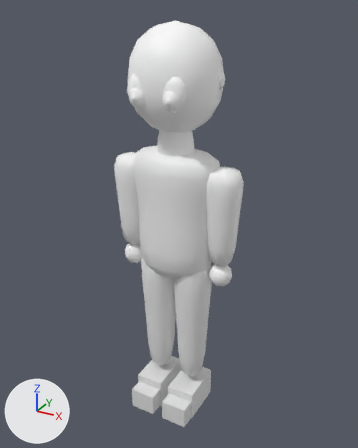
What one commit did to the glTF model assets/models/person_male.glb.
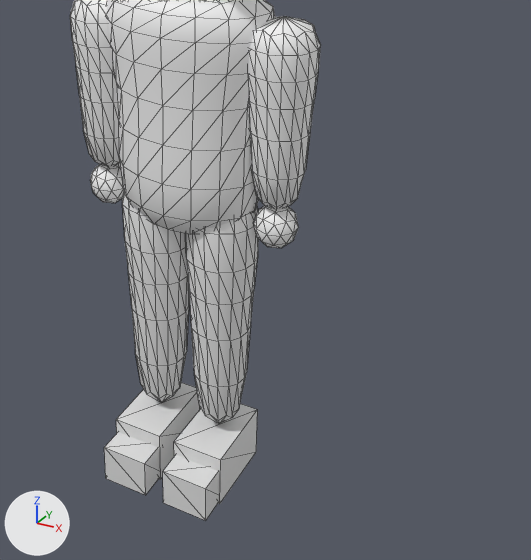
Old and new are each drawn whole from a 50 mm lens placed at (0.931, -1.666, 1.741), pointed at (0.003, 0.021, 0.898) and again close up on the part from 22% to 98% of the width and 35% to 100% of the height. Arrows for +X, +Y and +Z are at lower left; the lights stay in place. The first two pictures are the older version. The close-ups show mesh edges as thin lines. Vertices at exactly the same position are counted once.

The first close-up shows 'clothes', 'skin'.
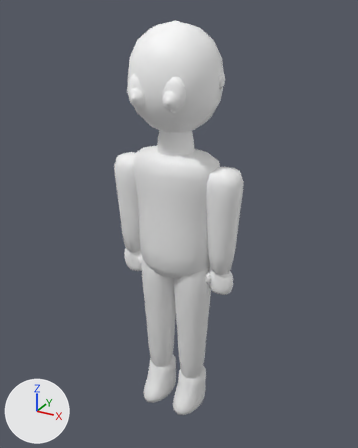
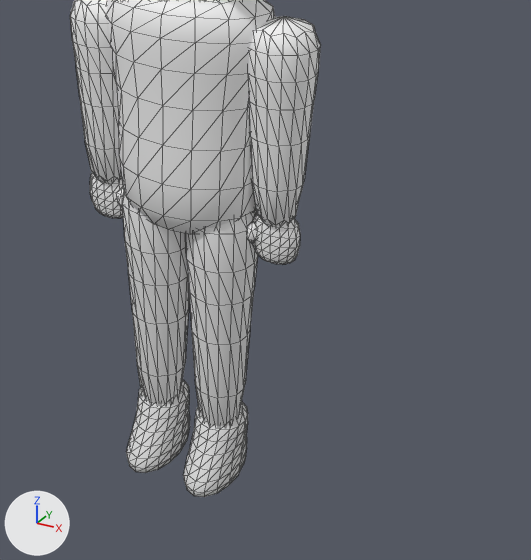
The newer file is also turned or shifted as a whole; pictures and numbers use the older file's frame.

The change, as a list of edits to the scene's bpy script:
```text
Change me_clothes:
    remove me_clothes.from_pydata(...)  # 634 vertices, 1232 faces; spans x -0.287..0.287, y -0.178..0.118, z 0.0..1.229
    add me_clothes.from_pydata(...)  # 894 vertices, 1760 faces; spans x -0.287..0.287, y -0.132..0.118, z -0.005..1.229
    me_clothes part 1: the loose piece of 8 vertices spanning x -0.145..-0.02, y -0.115..0.085, z 0.0..0.135 is rebuilt with 146 vertices and now spans x -0.148..-0.016, y -0.132..0.094, z -0.005..0.182
    me_clothes part 2: the loose piece of 8 vertices spanning x 0.02..0.145, y -0.115..0.085, z 0.0..0.135 is rebuilt with 146 vertices and now spans x 0.016..0.148, y -0.132..0.094, z -0.005..0.182
    me_clothes part 3
    16 vertices in x -0.28..-0.144, y -0.065..0.065, z 1.016 move by (0.0, 0.0, -0.001)
    4 vertices in x -0.275..-0.149, y -0.061..0.061, z 0.945 move by (0.0, 0.0, -0.009)
    4 vertices in x -0.167..-0.153, y -0.043..0.043, z 0.945 move by (-0.001, 0.0, -0.009)
    4 vertices in x -0.271..-0.257, y -0.043..0.043, z 0.945 move by (0.001, 0.0, -0.009)
    3 vertices in x -0.159..-0.154, y -0.021..0.021, z 0.857..0.858 move by (-0.002, 0.0, -0.027)
    3 vertices in x -0.27..-0.265, y -0.021..0.021, z 0.857..0.858 move by (0.002, 0.0, -0.027)
    31 vertices move from x -0.259..-0.165, y -0.057..0.057, z 0.755..0.945 to x -0.257..-0.167, y -0.056..0.056, z 0.704..0.936
    me_clothes part 4
    16 vertices are removed from x -0.14..0.14, y -0.178..-0.093, z 0.001..0.099
    24 faces are deleted
    30 vertices in x -0.158..0.158, y -0.074..0.074, z 0.525 move by (0.0, 0.0, -0.002)
    6 vertices in x -0.017..0.152, y -0.026..0.026, z 0.424 move by (-0.001, 0.0, -0.011)
    6 vertices in x -0.152..0.017, y -0.026..0.026, z 0.424 move by (0.001, 0.0, -0.011)
    4 vertices in x -0.109..0.109, y 0.064..0.069, z 0.424 move by (0.0, -0.001, -0.011)
    4 vertices in x -0.109..0.109, y -0.069..-0.064, z 0.424 move by (0.0, 0.001, -0.011)
    3 vertices in x -0.055..0.132, y 0.049..0.064, z 0.424 move by (-0.001, -0.001, -0.011)
    77 vertices move from x -0.147..0.147, y -0.064..0.064, z 0.128..0.525 to x -0.144..0.144, y -0.063..0.063, z 0.064..0.523
    me_clothes part 5
    16 vertices in x 0.144..0.28, y -0.065..0.065, z 1.016 move by (0.0, 0.0, -0.001)
    4 vertices in x 0.149..0.275, y -0.061..0.061, z 0.945 move by (0.0, 0.0, -0.009)
    4 vertices in x 0.257..0.271, y -0.043..0.043, z 0.945 move by (-0.001, 0.0, -0.009)
    4 vertices in x 0.153..0.167, y -0.043..0.043, z 0.945 move by (0.001, 0.0, -0.009)
    3 vertices in x 0.265..0.27, y -0.021..0.021, z 0.857..0.858 move by (-0.002, 0.0, -0.027)
    3 vertices in x 0.154..0.159, y -0.021..0.021, z 0.857..0.858 move by (0.002, 0.0, -0.027)
    31 vertices move from x 0.165..0.259, y -0.057..0.057, z 0.755..0.945 to x 0.167..0.257, y -0.056..0.056, z 0.704..0.936
Change me_skin:
    remove me_skin.from_pydata(...)  # 388 vertices, 752 faces; spans x -0.259..0.259, y -0.171..0.171, z 0.669..1.694
    add me_skin.from_pydata(...)  # 556 vertices, 1080 faces; spans x -0.269..0.269, y -0.171..0.171, z 0.63..1.694
    me_skin part 6: a new loose piece, an icosphere of 20 faces spanning x -0.18..-0.152, y -0.033..-0.007, z 0.671..0.729, in mat_defaultmaterial_004
    me_skin part 7: a new loose piece, an icosphere of 20 faces spanning x 0.152..0.18, y -0.033..-0.007, z 0.671..0.729, in mat_defaultmaterial_004
    me_skin part 8: the loose piece of 42 vertices spanning x -0.259..-0.165, y -0.047..0.047, z 0.669..0.773 is rebuilt with 114 vertices and now spans x -0.269..-0.155, y -0.027..0.027, z 0.63..0.755
    me_skin part 9: the loose piece of 42 vertices spanning x 0.165..0.259, y -0.047..0.047, z 0.669..0.773 is rebuilt with 114 vertices and now spans x 0.155..0.269, y -0.027..0.027, z 0.63..0.755
```

What differs and where, as boxes (x1, y1, x2, y2) in the close-ups (531 x 560 px; the box of a moved part takes in the faces that stretch with it):
'clothes', reshaped
    before: (70, 0, 321, 521)
    after: (70, 0, 321, 497)
'skin', reshaped (7% taller)
    before: (91, 163, 299, 248)
    after: (90, 173, 300, 264)
part 1 of me_clothes, rebuilt (24% narrower)
    before: (116, 382, 200, 480)
    after: (126, 380, 190, 473)
part 2 of me_clothes, rebuilt (21% narrower)
    before: (174, 404, 257, 504)
    after: (183, 402, 248, 497)
part 3 of me_clothes, moved or reshaped
    before: (72, 40, 120, 167)
    after: (72, 40, 122, 183)
part 4 of me_clothes, moved or reshaped
    before: (104, 242, 258, 521)
    after: (125, 242, 258, 427)
part 5 of me_clothes, moved or reshaped
    before: (248, 73, 318, 209)
    after: (248, 73, 318, 227)
part 6 of me_skin, added
    after: (117, 187, 124, 208)
part 7 of me_skin, added
    after: (247, 221, 258, 243)
part 8 of me_skin, rebuilt (12% taller)
    before: (91, 163, 124, 203)
    after: (90, 173, 123, 218)
part 9 of me_skin, rebuilt (20% taller)
    before: (253, 205, 299, 248)
    after: (253, 212, 300, 264)
